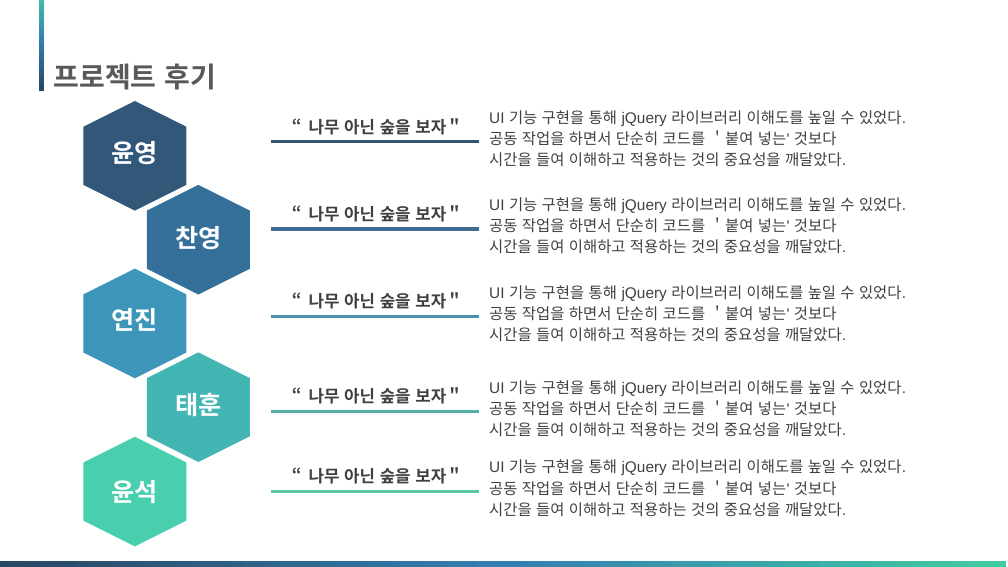
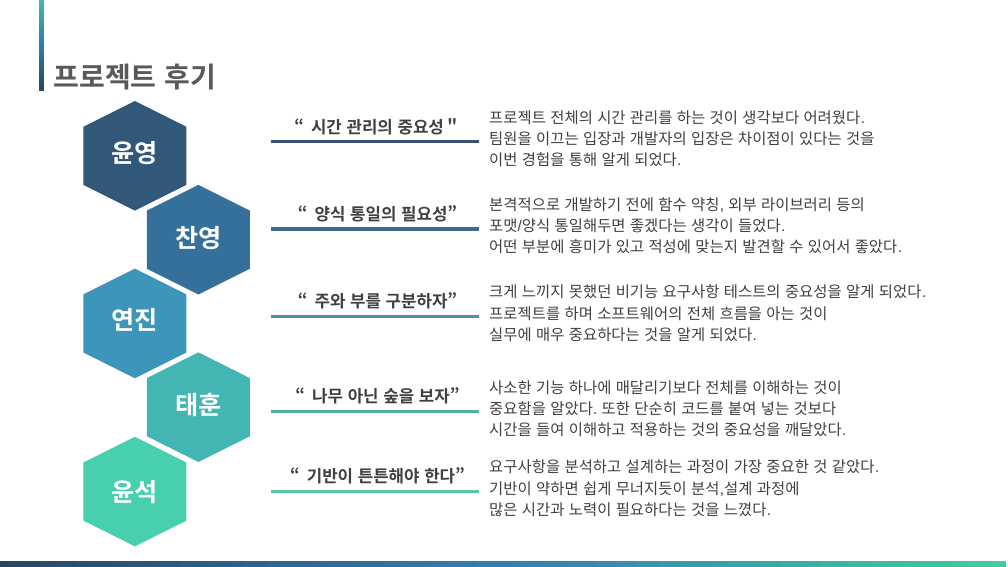
Before and after one commit to Matrix-ERPSolution/Matrix-Webapp, a slide deck: slide 36 of Matrix_presentation.pptx (slide 35 before the commit). Drawn at 1008x567 pixels with LibreOffice and Linux fonts; fonts in the diff are those of the drawing; background and template pictures are left out. Boxes give left, top, right and bottom in pixels: in the first picture for what was removed or moved away, otherwise in the second. Text is boxed around its words. In the diff, an @@ line names an element or a change of style, - is before the commit and + after.

```diff
--- a/Matrix_presentation.pptx
+++ b/Matrix_presentation.pptx
@@ text at <box>311,118,461,135</box>: text changed @@
-“나무 아닌 숲을 보자＂
+“시간 관리의 중요성＂
@@ text at <box>489,110,874,167</box>: text changed @@
-UI 기능 구현을 통해 jQuery 라이브러리 이해도를 높일 수 있었다.
-공동 작업을 하면서 단순히 코드를 ＇붙여 넣는' 것보다
-시간을 들여 이해하고 적용하는 것의 중요성을 깨달았다.
+프로젝트 전체의 시간 관리를 하는 것이 생각보다 어려웠다.
+팀원을 이끄는 입장과 개발자의 입장은 차이점이 있다는 것을
+이번 경험을 통해 알게 되었다.
@@ text at <box>315,205,457,222</box>: text changed @@
-“나무 아닌 숲을 보자＂
+“양식 통일의 필요성”
@@ text at <box>489,197,902,254</box>: text changed @@
-UI 기능 구현을 통해 jQuery 라이브러리 이해도를 높일 수 있었다.
-공동 작업을 하면서 단순히 코드를 ＇붙여 넣는' 것보다
-시간을 들여 이해하고 적용하는 것의 중요성을 깨달았다.
+본격적으로 개발하기 전에 함수 약칭, 외부 라이브러리 등의
+포맷/양식 통일해두면 좋겠다는 생각이 들었다.
+어떤 부분에 흥미가 있고 적성에 맞는지 발견할 수 있어서 좋았다.
@@ text at <box>315,292,457,309</box>: text changed @@
-“나무 아닌 숲을 보자＂
+“주와 부를 구분하자”
@@ text at <box>489,284,926,341</box>: text changed @@
-UI 기능 구현을 통해 jQuery 라이브러리 이해도를 높일 수 있었다.
-공동 작업을 하면서 단순히 코드를 ＇붙여 넣는' 것보다
-시간을 들여 이해하고 적용하는 것의 중요성을 깨달았다.
+크게 느끼지 못했던 비기능 요구사항 테스트의 중요성을 알게 되었다.
+프로젝트를 하며 소프트웨어의 전체 흐름을 아는 것이
+실무에 매우 중요하다는 것을 알게 되었다.
@@ text at <box>312,387,460,404</box>: text changed @@
-“나무 아닌 숲을 보자＂
+“나무 아닌 숲을 보자”
@@ text at <box>489,380,846,437</box>: text changed @@
-UI 기능 구현을 통해 jQuery 라이브러리 이해도를 높일 수 있었다.
-공동 작업을 하면서 단순히 코드를 ＇붙여 넣는' 것보다
-시간을 들여 이해하고 적용하는 것의 중요성을 깨달았다.
+사소한 기능 하나에 매달리기보다 전체를 이해하는 것이
+중요함을 알았다. 또한 단순히 코드를 붙여 넣는 것보다
+시간을 들여 이해하고 적용하는 것의 중요성을 깨달았다.
@@ text at <box>307,467,465,484</box>: text changed @@
-“나무 아닌 숲을 보자＂
+“기반이 튼튼해야 한다”
@@ text at <box>489,459,879,517</box>: text changed @@
-UI 기능 구현을 통해 jQuery 라이브러리 이해도를 높일 수 있었다.
-공동 작업을 하면서 단순히 코드를 ＇붙여 넣는' 것보다
-시간을 들여 이해하고 적용하는 것의 중요성을 깨달았다.
+요구사항을 분석하고 설계하는 과정이 가장 중요한 것 같았다.
+기반이 약하면 쉽게 무너지듯이 분석,설계 과정에
+많은 시간과 노력이 필요하다는 것을 느꼈다.
```
Also in this commit, not shown: 21 other slides changed, 3 slides added, 4 slides removed.
